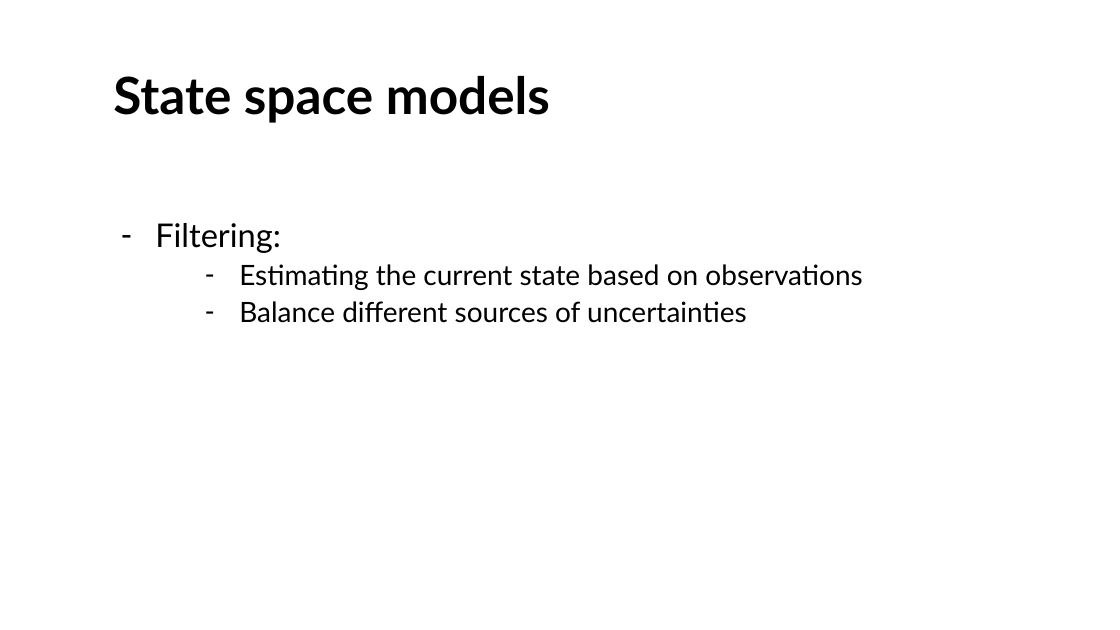
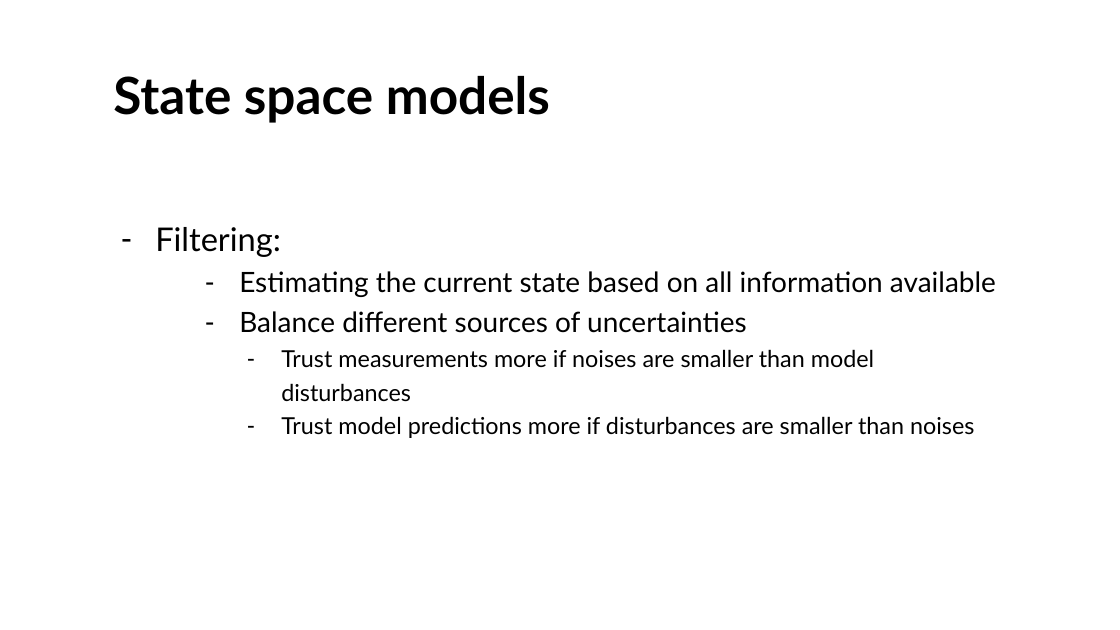
Before and after one commit to UOMDSS/workshops-2022-2023, a slide deck: slide 4 of semester-1/Week-4-Kalman-Filtering-Inverted-Pendulum/state space models and filtering.pptx. Drawn at 1120x630 pixels with LibreOffice and Linux fonts; fonts in the diff are those of the drawing; background and template pictures are left out. Boxes give left, top, right and bottom in pixels: in the first picture for what was removed or moved away, otherwise in the second. Text is boxed around its words. In the diff, an @@ line names an element or a change of style, - is before the commit and + after.

```diff
--- a/semester-1/Week-4-Kalman-Filtering-Inverted-Pendulum/state space models and filtering.pptx
+++ b/semester-1/Week-4-Kalman-Filtering-Inverted-Pendulum/state space models and filtering.pptx
@@ text at (155, 227, 747, 333): line spacing 1.1 to 1.2 @@
@@ text at (239, 271, 996, 297): text changed @@
-  – Estimating the current state based on observations
+  – Estimating the current state based on all information available
@@ text at (281, 349, 974, 438): paragraphs added @@
+    – Trust measurements more if noises are smaller than model disturbances
+    – Trust model predictions more if disturbances are smaller than noises
```
Also in this commit, not shown: 9 other slides changed, 2 slides added, 3 slides removed, 2 other files.
